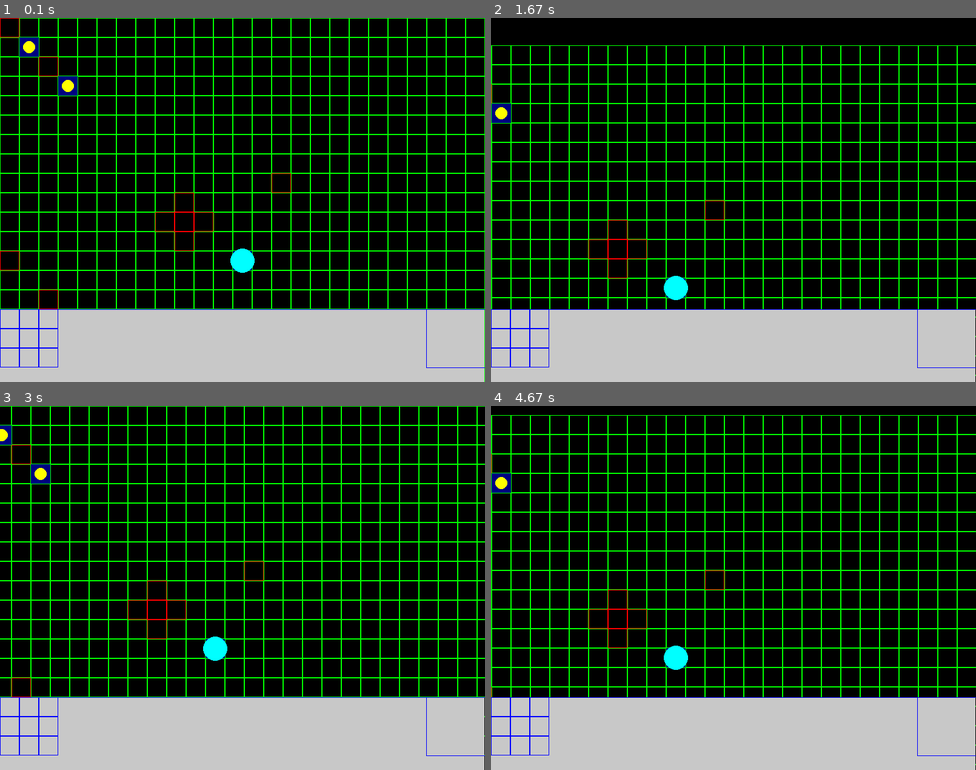
Above: before the commit, frames 1-4 (two rows, left to right).
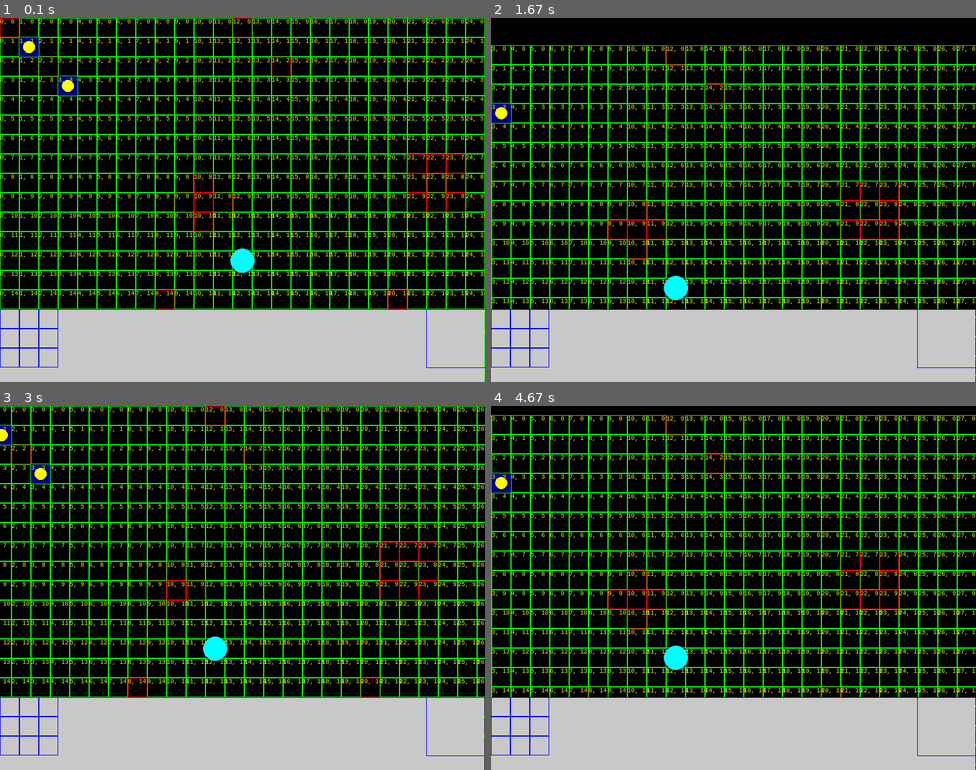
Above: after the commit, the same moments.

Repository: Xitog/tallentaa
Game: pygame game, started from projet_rts/python/rts.py
The game is run twice, just before and just after one commit, with the same random seed, the same clock (stepped at 60 frames per second) and the same inputs.
Inputs (mouse positions are in pixels of both pictures, inside the frame that each line leads up to):
- Up to frame 1 (0.1 s): no input
- Up to frame 2 (1.67 s): press the mouse at (888, 189) at 0.37 s; move the mouse to (811, 207) at 0.47 s; release the mouse at (733, 221) at 0.6 s; hold Right 0.67-1.13 s; hold Up 1.17-1.47 s; hold Right from 1.5 s (still down)
- Up to frame 3 (3 s): release Right at 1.97 s; hold Left 2-2.53 s; hold Down 2.57-2.87 s; hold Left from 2.9 s (still down)
- Up to frame 4 (4.67 s): release Left at 3.3 s; hold Up 3.33-3.7 s; hold Right 3.73-4.37 s; hold Down from 4.4 s (still down)

The runs differ from the first frame. In frame 1, 5.6% of the frame differs, in the area x 0-100%, y 0-98%; in frame 2, 5.3%; in frame 3, 5.7%, in the area x 0-100%, y 0-80%; in frame 4, 5.7%.

Commit message:
Refactoring et corrections
0 ou (-1, u) ou (1, u) pour unit_map
select only your unit

+camera.render
+world.is_empty
+world.is_unit_empty

x select

Diff:
--- a/projet_rts/python/rts.py
+++ b/projet_rts/python/rts.py
@@ -23,7 +23,70 @@
         self.y = 0
         pygame.init()
         self.screen = pygame.display.set_mode(self.size)  # , pygame.FULLSCREEN | pygame.HWSURFACE)
-
+        self.font = pygame.font.SysFont("monospace", 10)
+
+    def render(self):
+        mx, my = pygame.mouse.get_pos()  # repeat from main_loop
+        self.screen.fill(Color(0, 0, 0, 255))
+
+        for yy in range(0, w1.size32.y):
+            for xx in range(0, w1.size32.x):
+                r = my_map[xx][yy]
+                if r == 1:
+                    pygame.draw.rect(self.screen, Color(255, 0, 0, 128), (xx * 32 + self.x, yy * 32 + self.y, 32, 32), 1)
+                else:
+                    pygame.draw.rect(self.screen, Color(0, 255, 0, 128), (xx * 32 + self.x, yy * 32 + self.y, 32, 32), 1)
+                u = w1.unit_map[xx][yy]
+                if u == 0:
+                    pass
+                elif u[0] == -1:
+                    pygame.draw.rect(self.screen, Color(128, 0, 0, 8), (xx * 32 + self.x, yy * 32 + self.y, 32, 32), 0)
+                else:
+                    pygame.draw.rect(self.screen, Color(0, 0, 128, 8), (xx * 32 + self.x, yy * 32 + self.y, 32, 32), 0)
+                label = self.font.render(str(xx) + ", " + str(yy), 1, (255,255,0))
+                self.screen.blit(label, (int(xx * 32 + self.x), int(yy * 32 + self.y)))
+
+        if SELECT_R:
+            r = xrect(SELECT_X + self.x, SELECT_Y + self.y, mx, my)
+            pygame.draw.rect(self.screen, Color(255, 255, 255, 255), r, 1)
+
+        for u in units:
+            if u in selected:
+                c = Color(0, 0, 255, 255)
+                if len(u.orders) > 0:
+                    lx = u.real_x
+                    ly = u.real_y
+                    for o in u.orders:
+                        if o.kind == 'go':
+                            pygame.draw.circle(self.screen, c, (x2r(o.x, self.x), y2r(o.y, self.y)), 5, 0)
+                            pygame.draw.line(self.screen, c, (lx + self.x, ly + self.y), (x2r(o.x, self.x), y2r(o.y, self.y)), 1)
+                            lx = o.x
+                            ly = o.y
+                        elif o.kind == 'attack':
+                            pygame.draw.circle(self.screen, Color(255, 0, 0), (o.target.x*32+16 + self.x, o.target.y*32+16 + self.y), 5, 0)
+                            pygame.draw.line(self.screen, Color(255, 0, 0), (lx + self.x, ly + self.y),
+                                             (o.target.x*32+16 + self.x, o.target.y*32+16 + self.y), 1)
+                            lx = o.target.x
+                            ly = o.target.y
+            else:
+                c = u.player.color
+            pygame.draw.circle(self.screen, c, (u.real_x + self.x, u.real_y + self.y), u.size, 0)
+
+        for p in w1.particles.core:
+            pygame.draw.circle(self.screen, Color(255, 0, 0), (p.x + self.x, p.y + self.y), 3, 0)
+
+        # Interface
+        pygame.draw.rect(self.screen, Color(200, 200, 200), (0, INTERFACE_Y, 799, 200), 0)
+        pygame.draw.line(self.screen, Color(0, 0, 255), (0, INTERFACE_Y), (799, INTERFACE_Y), 1)
+        for xx in range(0, 3):
+            for yy in range(0, 3):
+                pygame.draw.rect(self.screen, Color(0, 0, 255), (xx * 32, yy * 32 + INTERFACE_Y, 32, 32), 1)
+        pygame.draw.line(self.screen, Color(0, 0, 255), (703, INTERFACE_Y), (703, INTERFACE_Y + 96), 1)
+        pygame.draw.line(self.screen, Color(0, 0, 255), (703, INTERFACE_Y + 96), (799, INTERFACE_Y + 96), 1)
+
+        # fin Interface
+
+        pygame.display.flip()
 
 class Particles:
     def __init__(self):
@@ -72,6 +135,7 @@
         return self.ttl
 
 
+# unit_map can be : 0 : void, (1, u) : unit u is here, (-1, u) : unit u is moving here
 class World:
     def __init__(self, world_map):
         self.particles = Particles()
@@ -80,6 +144,14 @@
         self.size32 = Pair(len(world_map[0]), len(world_map))
         self.unit_map = World.create_map(self.size32.x, self.size32.y, 0)
         self.world_map = world_map
+
+    def is_empty(self, x, y):  # no unit, no blocking terrain
+        # print("EMPTY UNIT : ", self.unit_map[x][y])
+        # print("EMPTY WORLD : ", self.world_map[x][y])
+        return self.unit_map[x][y] == 0 and self.world_map[x][y] == 0
+
+    def is_unit_empty(self, x, y):  # no unit
+        return self.unit_map[x][y] == 0
 
     @staticmethod
     def create_map(lines, columns, value):
@@ -187,7 +259,7 @@
                         del self.orders[0]
                 else:
                     self.cpt -= 1
-        self.player.world.unit_map[self.x][self.y] = self
+        self.player.world.unit_map[self.x][self.y] = (1, self)
         return True
 
     def order(self, o):
@@ -227,9 +299,9 @@
             elif to_y == from_y:
                 n_y = from_y
 
-            if self.player.world.unit_map[n_x][n_y] == 0 and self.player.world.world_map[n_y][n_x] == 0:
+            if self.player.world.is_empty(n_x, n_y):
                 self.destination = Pair(n_x * 32 + 16, n_y * 32 + 16)
-                self.player.world.unit_map[n_x][n_y] = -1
+                self.player.world.unit_map[n_x][n_y] = (-1, self)
 
         if self.destination is not None and self.transition is None:
             self.transition = Pair(self.x * 32 + 16, self.y * 32 + 16)
@@ -322,6 +394,7 @@
 
 print('map x :', len(my_map[0]))
 print('map y :', len(my_map))
+# print(">>> ", str(my_map[10][8]))
 
 w1 = World(my_map)
 j1 = Player(w1, Color(255, 255, 0))
@@ -351,22 +424,7 @@
     return Rect(rx, ry, tx, ty)
 
 
-def select(x, y):
-    global w1
-    x = math.trunc(x / 32)
-    y = math.trunc(y / 32)
-    if w1.unit_map[x][y] != 0 and w1.unit_map[i][j] != -1:
-        return w1.unit_map[x][y]
-    else:
-        return False
-        # global units
-        # for u in units:
-        # if u.real_x-u.size <= x <= u.real_x + u.size and u.real_y-u.size <= y <= u.real_y+u.size:
-        #        return u
-        # return False
-
-
-def select_zone(x, y, w, h):
+def select_zone(x, y, w, h, player):
     x = math.trunc(x / 32)
     y = math.trunc(y / 32)
     w = math.trunc(w / 32)
@@ -374,14 +432,22 @@
     # print(x, y, w, h)
     ul = []
     if x == w and y == h:  # a square
-        if w1.unit_map[x][y] != 0:
-            ul.append(w1.unit_map[x][y])
+        t = w1.unit_map[x][y]
+        if not w1.is_unit_empty(x, y):
+            if t[1].player == player:
+                ul.append(t[1])
     else:  # a zone
         for i in range(x, w):
             for j in range(y, h):
-                print(i, j)
-                if w1.unit_map[i][j] != 0 and w1.unit_map[i][j] != -1:
-                    ul.append(w1.unit_map[i][j])
+                # print(i, j)
+                t = w1.unit_map[i][j]
+                if not w1.is_unit_empty(i, j):
+                    # print(">>>> ", t, " i= ", i, " j= ", j, " empty? ",  w1.is_empty(i, j), " content = ", w1.unit_map[i][j])
+                    if t[1].player == player:
+                        ul.append(t[1])
+    # DEBUG
+    for u in ul:
+        print(u)
     return ul
 
 
@@ -392,26 +458,25 @@
 def y2r(y, Y):
     return y * 32 + camera.y + 16
 
+SELECT_X = 0
+SELECT_Y = 0
+SELECT_R = False
+INTERFACE_Y = 480
+selected = []
+
 
 def main_loop():
+    global SELECT_R, SELECT_X, SELECT_Y, INTERFACE_Y, selected
 
     # -----------------------------------------------------------------------------
     # Selection
 
-    SELECT_X = 0
-    SELECT_Y = 0
-    SELECT_R = False
-
     add_mod = False
-
-    selected = []
 
     left = False
     right = False
     up = False
     down = False
-
-    INTERFACE_Y = 480
 
     while 1:
 
@@ -462,15 +527,13 @@
                     if mx32 in range(0, w1.size32.x) and my32 in range(0, w1.size32.y):
                         pass
                         # print('map=', my_map[mx32][my32])
-                    print(SELECT_X, SELECT_Y, mx - camera.x, my - camera.y)
+                    # print(SELECT_X, SELECT_Y, mx - camera.x, my - camera.y)
                     deb_x = min(SELECT_X, mx - camera.x)
                     fin_x = max(SELECT_X, mx - camera.x)
                     deb_y = min(SELECT_Y, my - camera.y)
                     fin_y = max(SELECT_Y, my - camera.y)
-                    ul = select_zone(deb_x, deb_y, fin_x, fin_y)
-                    # if select(mx-camera.x, my-camera.y):
+                    ul = select_zone(deb_x, deb_y, fin_x, fin_y, camera.player)
                     if ul:
-                        # u = select(mx-camera.x, my-camera.y)
                         if add_mod:
                             # print('add unit to selection', u, ' (', u.life, ') at [', my_map[mx32][my32], ']')
                             selected += ul  # selected.append(u)
@@ -481,8 +544,9 @@
                         selected = []
                 elif event.button == 3:  # Right
                     print('button right')
-                    s = select(mx - camera.x, my - camera.y)
-                    if not s:
+                    #s = select_zone(mx - camera.x, my - camera.y, mx - camera.x, my - camera.y, camera.player)  # list of 1 max
+                    s = w1.unit_map[int((mx - camera.x)/32)][int((my - camera.y)/32)]
+                    if s == 0: # nothing at the square clicked
                         for u in selected:
                             print(u, u.__class__)
                             if not add_mod:
@@ -494,20 +558,19 @@
                                 print(len(u.orders))
                                 u.add_order(Order('go', mx - camera.x, my - camera.y))
                                 print(len(u.orders))
-                    elif s.side != camera.player:
+                    elif s[1].player != camera.player:
                         for u in selected:
                             if not add_mod:
-                                u.order(Order('attack', target=s))
+                                u.order(Order('attack', target=s[1]))
                             else:
-                                u.add_order(Order('attack', target=s))
+                                u.add_order(Order('attack', target=s[1]))
                 elif event.button == 2:
                     print('button 3')
 
                     # -----------------------------------------------------------------------------
                     # Update
 
-        if left:
-            camera.x += camera.scroll
+        if left: camera.x += camera.scroll
         if right:
             camera.x -= camera.scroll
         if down:
@@ -525,66 +588,7 @@
         # -----------------------------------------------------------------------------
         # Render
 
-        # print camera.x, camera.y
-
-        camera.screen.fill(Color(0, 0, 0, 255))
-
-        for yy in range(0, w1.size32.y):
-            for xx in range(0, w1.size32.x):
-                # sys.stdout.write(str(my_map[yy][xx]))
-                r = my_map[yy][xx]
-                if r == 1:
-                    pygame.draw.rect(camera.screen, Color(255, 0, 0, 128), (xx * 32 + camera.x, yy * 32 + camera.y, 32, 32), 1)
-                else:
-                    pygame.draw.rect(camera.screen, Color(0, 255, 0, 128), (xx * 32 + camera.x, yy * 32 + camera.y, 32, 32), 1)
-                u = w1.unit_map[xx][yy]
-                if u == -1:
-                    pygame.draw.rect(camera.screen, Color(128, 0, 0, 8), (xx * 32 + camera.x, yy * 32 + camera.y, 32, 32), 0)
-                elif u != 0:
-                    pygame.draw.rect(camera.screen, Color(0, 0, 128, 8), (xx * 32 + camera.x, yy * 32 + camera.y, 32, 32), 0)
-
-        if SELECT_R:
-            r = xrect(SELECT_X + camera.x, SELECT_Y + camera.y, mx, my)
-            pygame.draw.rect(camera.screen, Color(255, 255, 255, 255), r, 1)
-
-        for u in units:
-            if u in selected:
-                c = Color(0, 0, 255, 255)
-                if len(u.orders) > 0:
-                    lx = u.real_x  # x2r(u.x, camera.x)
-                    ly = u.real_y  # y2r(u.y, camera.y)
-                    for o in u.orders:
-                        if o.kind == 'go':
-                            pygame.draw.circle(camera.screen, c, (x2r(o.x, camera.x), y2r(o.y, camera.y)), 5, 0)
-                            pygame.draw.line(camera.screen, c, (lx + camera.x, ly + camera.y), (x2r(o.x, camera.x), y2r(o.y, camera.y)), 1)
-                            lx = o.x
-                            ly = o.y
-                        elif o.kind == 'attack':
-                            pygame.draw.circle(camera.screen, Color(255, 0, 0), (o.target.x + camera.x, o.target.y + camera.y), 5, 0)
-                            pygame.draw.line(camera.screen, Color(255, 0, 0), (lx + camera.x, ly + camera.y),
-                                             (o.target.x + camera.x, o.target.y + camera.y), 1)
-                            lx = o.target.x
-                            ly = o.target.y
-            else:
-                c = u.player.color
-            pygame.draw.circle(camera.screen, c, (u.real_x + camera.x, u.real_y + camera.y), u.size, 0)
-
-        for p in w1.particles.core:
-            pygame.draw.circle(camera.screen, Color(255, 0, 0), (p.x + camera.x, p.y + camera.y), 3, 0)
-
-        # Interface
-        pygame.draw.rect(camera.screen, Color(200, 200, 200), (0, INTERFACE_Y, 799, 200), 0)
-        pygame.draw.line(camera.screen, Color(0, 0, 255), (0, INTERFACE_Y), (799, INTERFACE_Y), 1)
-        for xx in range(0, 3):
-            for yy in range(0, 3):
-                pygame.draw.rect(camera.screen, Color(0, 0, 255), (xx * 32, yy * 32 + INTERFACE_Y, 32, 32), 1)
-        pygame.draw.line(camera.screen, Color(0, 0, 255), (703, INTERFACE_Y), (703, INTERFACE_Y + 96), 1)
-        pygame.draw.line(camera.screen, Color(0, 0, 255), (703, INTERFACE_Y + 96), (799, INTERFACE_Y + 96), 1)
-
-        # fin Interface
-
-        # screen.blit(ball, ballrect)
-        pygame.display.flip()
+        camera.render()
 
         pygame.time.Clock().tick(30)
 
